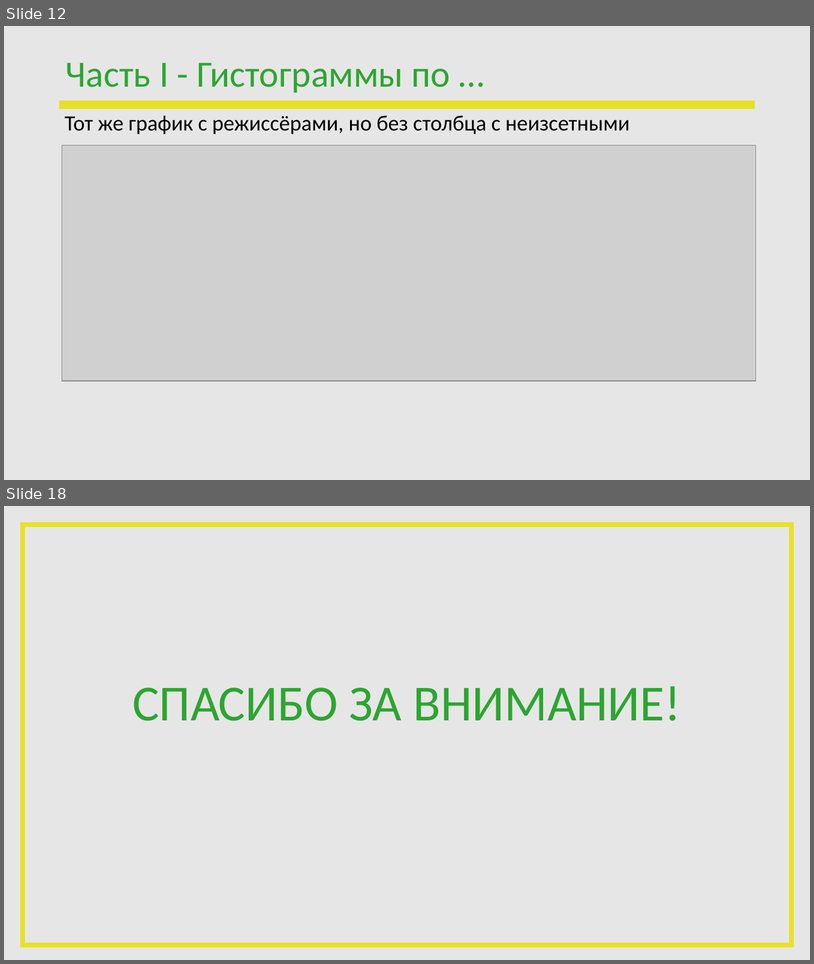
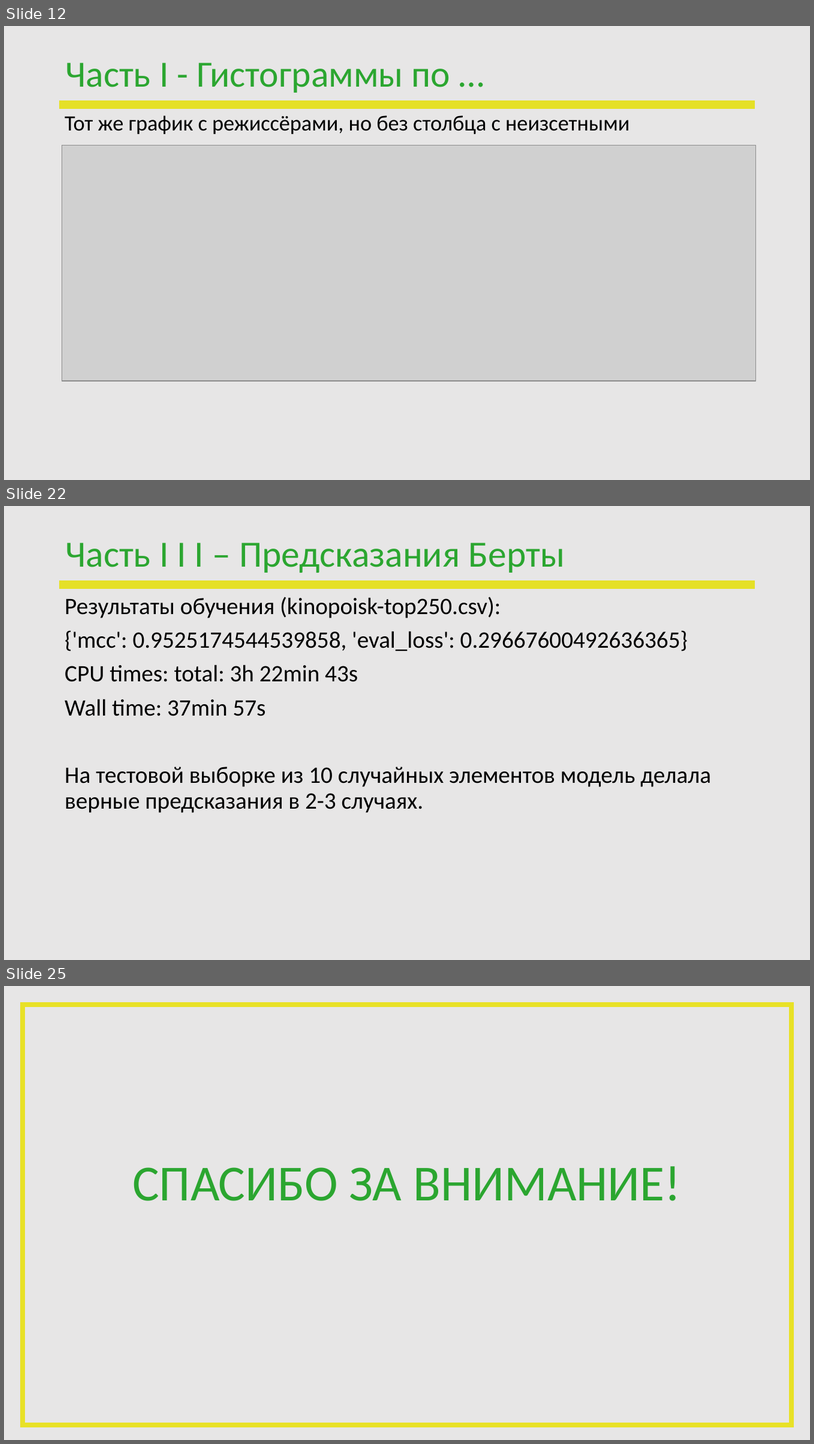
Before and after one commit to PavelVNovikov/DS_april_2022, a slide deck: Diplom/ПЕРЕЗАПУСК_DS_Novikov.pptx. Shown one above the other, each under a label of ours: slides 12 and 18 before the commit, slides 12, 22 and 25 after it; the slides between them are not shown. The pictures are 814x964 and 814x1444 pixels, drawn with LibreOffice and Linux fonts; fonts in the diff are those of the drawing; grey boxes stand for pictures; background and template pictures are left out. Boxes give left, top, right and bottom in pixels: in the first picture for what was removed or moved away, otherwise in the second. Text is boxed around its words. In the diff, an @@ line names an element or a change of style, - is before the commit and + after.

```diff
--- a/Diplom/ПЕРЕЗАПУСК_DS_Novikov.pptx
+++ b/Diplom/ПЕРЕЗАПУСК_DS_Novikov.pptx
@@ slide 22 added at box(4, 506, 810, 960), background #E7E6E6; not listed: 1 template element that a slide beside it also shows @@
@@ title added at box(65, 543, 565, 573), 44 pt, text #2BA630 @@
+Часть I I I – Предсказания Берты
@@ text added at box(65, 597, 711, 813), 28 pt, text #000000 @@
+Результаты обучения (kinopoisk-top250.csv):
+{'mcc': 0.9525174544539858, 'eval_loss': 0.29667600492636365}
+CPU times: total: 3h 22min 43s
+Wall time: 37min 57s
+На тестовой выборке из 10 случайных элементов модель делала верные предсказания в 2-3 случаях.
@@ what was slide 18 is now slide 25 @@
```
Also in this commit, not shown: 2 slides changed, 9 other slides added, 3 slides removed.
